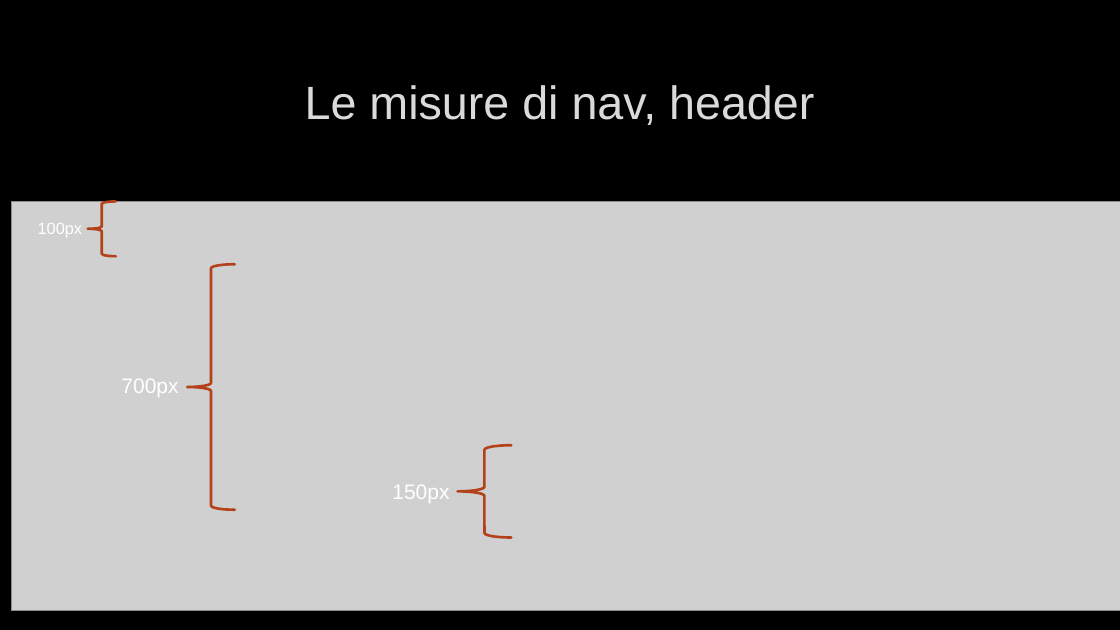
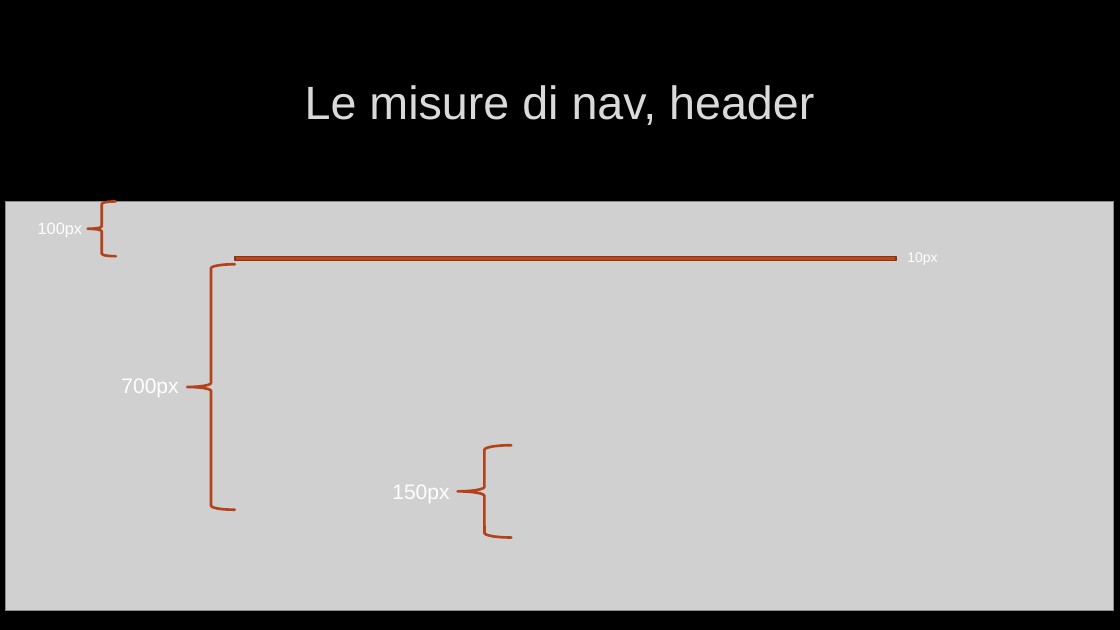
Before and after one commit to babakvit/mhw1, a slide deck: slide 2 of mhw1.pptx. Drawn at 1120x630 pixels with LibreOffice and Linux fonts; fonts in the diff are those of the drawing; grey boxes stand for pictures; background and template pictures are left out. Boxes give left, top, right and bottom in pixels: in the first picture for what was removed or moved away, otherwise in the second. Text is boxed around its words. In the diff, an @@ line names an element or a change of style, - is before the commit and + after.

```diff
--- a/mhw1.pptx
+++ b/mhw1.pptx
@@ picture: place and size @@
-picture at (11,202,1120,610)
+picture at (5,202,1114,610)
@@ rectangle added at (235,256,897,260), fill #BC451B, outline #8B3314 1.25 pt @@
@@ text added at (907,253,937,264), 12 pt, text #FFFFFF @@
+10px
```
Also in this commit, not shown: 1 other slide changed.
